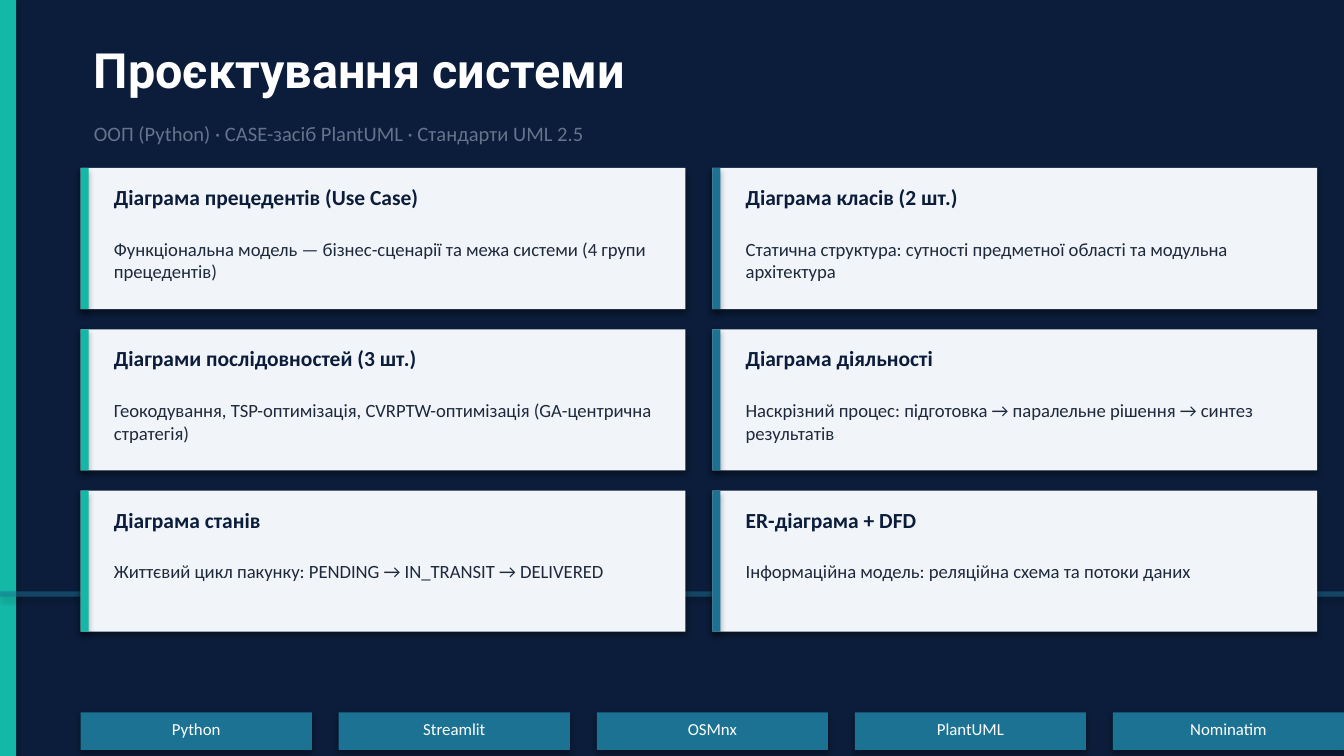
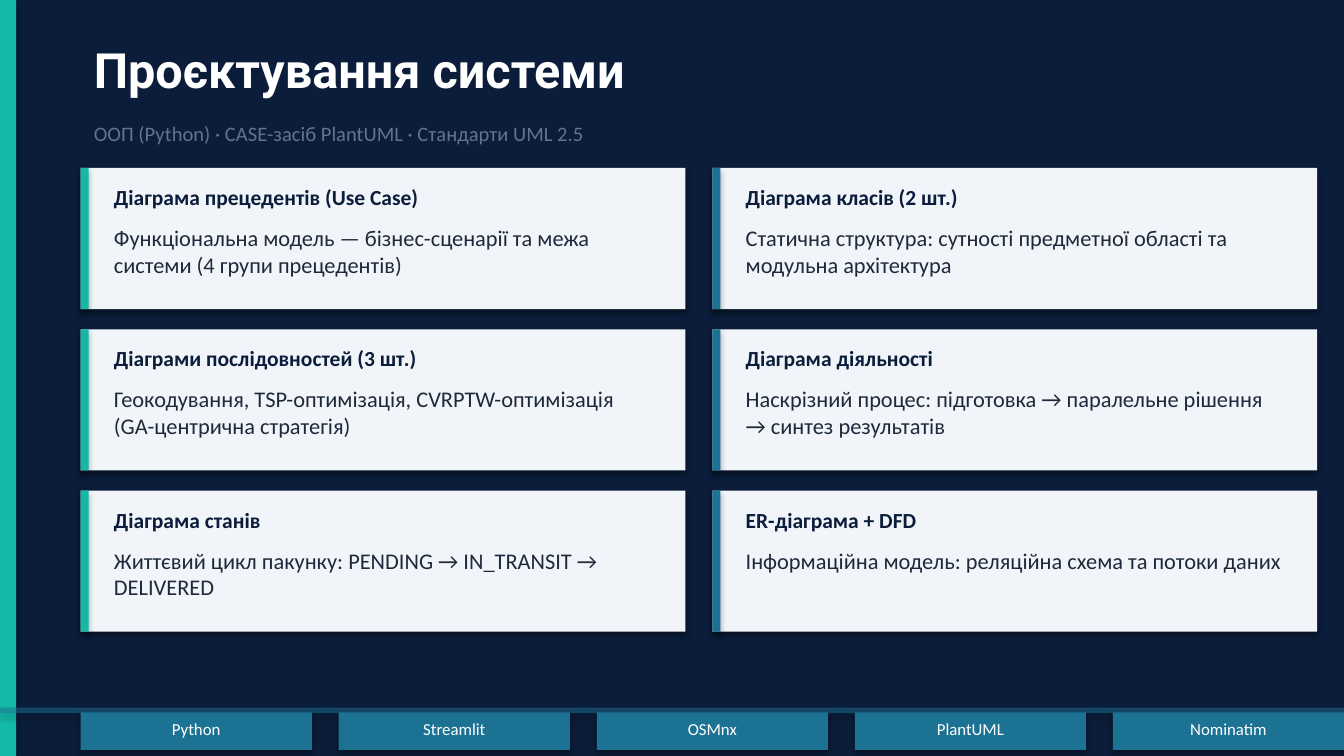
Before and after one commit to timurrte/DeliveryIQ, a slide deck: slide 6 of Звіт/Диплом/Презентація/Презентація_диплом_Ніколаєв.pptx. Drawn at 1344x756 pixels with LibreOffice and Linux fonts; fonts in the diff are those of the drawing. Boxes give left, top, right and bottom in pixels: in the first picture for what was removed or moved away, otherwise in the second. Text is boxed around its words. In the diff, an @@ line names an element or a change of style, - is before the commit and + after.

```diff
--- a/Звіт/Диплом/Презентація/Презентація_диплом_Ніколаєв.pptx
+++ b/Звіт/Диплом/Презентація/Презентація_диплом_Ніколаєв.pptx
@@ 5 texts: place and size @@
-5 texts at [114,242,1253,581]
+5 texts at [114,230,1263,595]
@@ size 10 to 12 pt in 6 elements at [114,230,589,277], [746,230,1227,277], [114,391,613,438], [746,391,1263,438], [114,554,571,595], [746,553,1281,573] @@
@@ text "Інформаційна модель: реляційна схема та ...": place and size @@
-text "Інформаційна модель: реляційна схема та ..." at [746,565,1190,581]
+text "Інформаційна модель: реляційна схема та ..." at [746,553,1281,573]
@@ rectangle: place and size @@
-rectangle at [0,591,1344,597]
+rectangle at [0,708,1344,714]
```
Also in this commit, not shown: 10 other slides changed, 1 other file.
